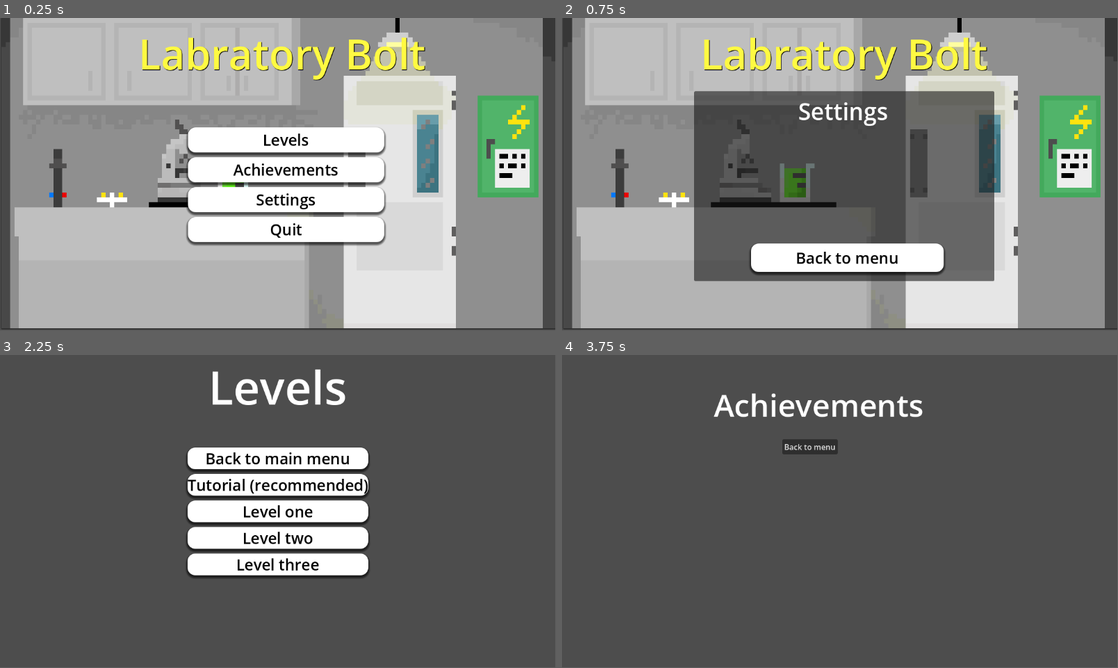
Above: before the commit, frames 1-4 (two rows, left to right).
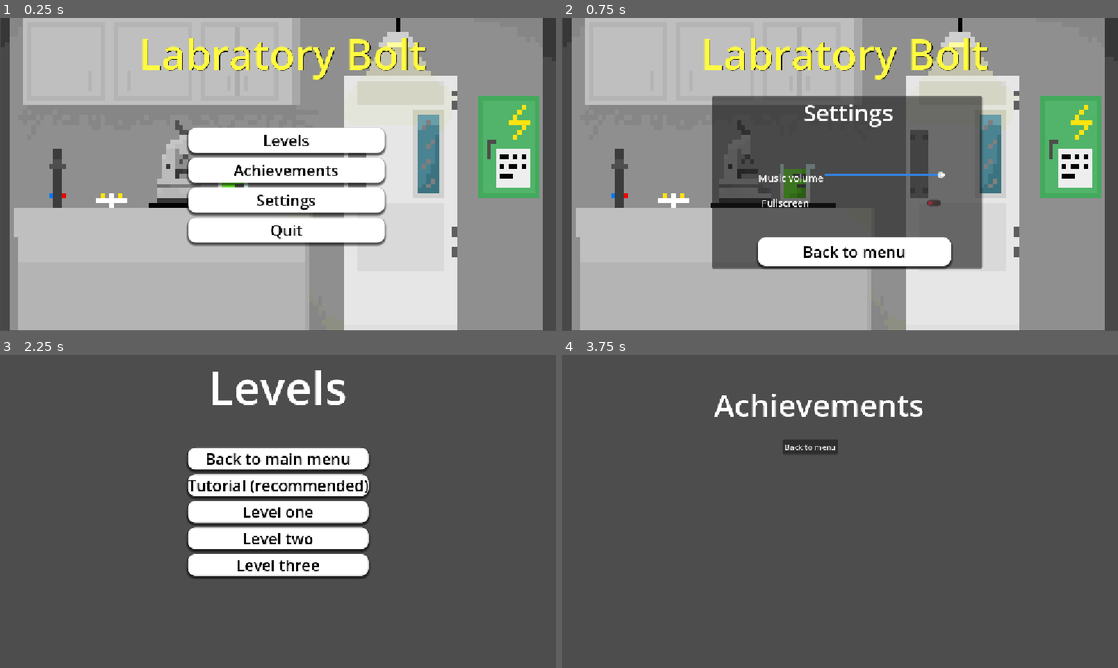
Above: after the commit, the same moments.

Repository: jackrichards-hub/ASSESSMENT
Game: Godot game, scene res://Scenes/menu.tscn
The game is run twice, just before and just after one commit, with the same random seed, the same clock (stepped at 60 frames per second) and the same inputs.
Inputs:
- Up to frame 1 (0.25 s): no input
- Up to frame 2 (0.75 s): click "Settings" at 0.5 s
- Up to frame 3 (2.25 s): click "Back to menu" at 1.25 s; click "Levels" at 2 s
- Up to frame 4 (3.75 s): click "Back to main menu" at 2.75 s; click "Achievements" at 3.5 s
In our replay, the window is 799x449 before the commit and 800x450 after it. These sizes can differ from the game's own. Grey fills any space a smaller window leaves; there, only what the larger window draws over its background counts as a difference.

The runs differ from the first frame. In frame 1, 4.6% of the frame differs, in the area x 1-98%, y 0-100%; in frame 2, 12%; in frame 3, 2.7%; in frame 4, 0.5%.

Commit message:
Created settings, fullscreen option, removed embedded windowed, added music, added slider to turn that music down

Diff:
--- a/assessment-for-year-12/Scenes/menu.tscn
+++ b/assessment-for-year-12/Scenes/menu.tscn
@@ -2,6 +2,12 @@
 
 [ext_resource type="Script" uid="uid://da4k7xnc56qn4" path="res://Scripts/main_menu.gd" id="1_xhh6f"]
 [ext_resource type="Texture2D" uid="uid://c700urjjwt2t7" path="res://Assets/Background (Power Box).png" id="2_xhh6f"]
+[ext_resource type="AudioStream" uid="uid://d3eoqxmc2w6m2" path="res://Assets/Jammin Bread - Casa Rosa's Tulum Vibes.mp3" id="3_cayip"]
+[ext_resource type="Script" uid="uid://b1nfrri12gtb" path="res://Scripts/audio_control.gd" id="4_158mb"]
+[ext_resource type="Script" uid="uid://1wi1audcl7fh" path="res://Scripts/fullscreen_control.gd" id="5_wwsa2"]
+
+[sub_resource type="StyleBoxTexture" id="StyleBoxTexture_158mb"]
+texture = ExtResource("2_xhh6f")
 
 [sub_resource type="StyleBoxFlat" id="StyleBoxFlat_u4yt8"]
 bg_color = Color(1, 1, 1, 1)
@@ -12,6 +18,14 @@
 shadow_size = 5
 shadow_offset = Vector2(0, 3.61)
 
+[sub_resource type="StyleBoxLine" id="StyleBoxLine_cayip"]
+color = Color(1, 1, 1, 1)
+thickness = 6
+
+[sub_resource type="StyleBoxLine" id="StyleBoxLine_158mb"]
+color = Color(0.19806886, 0.51460785, 0.90213066, 1)
+thickness = 6
+
 [node name="MainMenu" type="Control" unique_id=1074313591]
 layout_mode = 3
 anchors_preset = 15
@@ -21,7 +35,7 @@
 grow_vertical = 2
 script = ExtResource("1_xhh6f")
 
-[node name="Panel" type="Panel" parent="." unique_id=552942977]
+[node name="Background" type="Panel" parent="." unique_id=552942977]
 layout_mode = 1
 anchors_preset = -1
 anchor_left = 0.002
@@ -31,11 +45,7 @@
 offset_top = -1.0
 offset_right = -0.15209961
 offset_bottom = -0.056030273
-
-[node name="Background(powerBox)" type="Sprite2D" parent="Panel" unique_id=532715862]
-position = Vector2(576, 323.00003)
-scale = Vector2(8.976563, 10.078125)
-texture = ExtResource("2_xhh6f")
+theme_override_styles/panel = SubResource("StyleBoxTexture_158mb")
 
 [node name="MainButtons" type="VBoxContainer" parent="." unique_id=535067310]
 layout_mode = 1
@@ -101,7 +111,10 @@
 horizontal_alignment = 1
 vertical_alignment = 1
 
-[node name="AudioStreamPlayer2D" type="AudioStreamPlayer2D" parent="." unique_id=813574959]
+[node name="Music" type="AudioStreamPlayer2D" parent="." unique_id=813574959]
+stream = ExtResource("3_cayip")
+autoplay = true
+bus = &"Music"
 
 [node name="Settings" type="Panel" parent="." unique_id=1843279087]
 layout_mode = 1
@@ -110,34 +123,79 @@
 anchor_top = 0.53900003
 anchor_right = 0.508
 anchor_bottom = 0.53900003
-offset_left = -311.216
-offset_top = -197.27203
-offset_right = 311.784
-offset_bottom = 196.72797
-
-[node name="Label" type="Label" parent="Settings" unique_id=550737871]
+offset_left = -274.216
+offset_top = -187.27203
+offset_right = 285.784
+offset_bottom = 169.72797
+
+[node name="Settings label" type="Label" parent="Settings" unique_id=550737871]
 layout_mode = 0
-offset_left = 216.0
-offset_top = 8.0
-offset_right = 461.0
-offset_bottom = 75.0
+offset_left = 189.0
+offset_right = 434.0
+offset_bottom = 67.0
 theme_override_font_sizes/font_size = 48
 text = "Settings"
 
-[node name="Back" type="Button" parent="Settings/Label" unique_id=496565034]
+[node name="Back" type="Button" parent="Settings/Settings label" unique_id=496565034]
 layout_mode = 0
-offset_left = -98.0
-offset_top = 308.0
-offset_right = 302.0
-offset_bottom = 367.0
+offset_left = -94.0
+offset_top = 292.0
+offset_right = 306.0
+offset_bottom = 351.0
 size_flags_vertical = 3
 theme_override_colors/font_color = Color(0, 0, 0, 1)
 theme_override_font_sizes/font_size = 32
 theme_override_styles/normal = SubResource("StyleBoxFlat_u4yt8")
 text = "Back to menu"
+
+[node name="VBoxContainer" type="VBoxContainer" parent="Settings" unique_id=1321474293]
+layout_mode = 1
+anchors_preset = 8
+anchor_left = 0.5
+anchor_top = 0.5
+anchor_right = 0.5
+anchor_bottom = 0.5
+offset_left = -184.5
+offset_top = -24.0
+offset_right = 201.5
+offset_bottom = 115.0
+grow_horizontal = 2
+grow_vertical = 2
+theme_override_constants/separation = 20
+
+[node name="HBoxContainer" type="HBoxContainer" parent="Settings/VBoxContainer" unique_id=1140264439]
+layout_mode = 2
+
+[node name="Music volume" type="Label" parent="Settings/VBoxContainer/HBoxContainer" unique_id=1410211433]
+layout_mode = 2
+theme_override_font_sizes/font_size = 20
+text = "Music volume"
+
+[node name="Audio Control" type="HSlider" parent="Settings/VBoxContainer/HBoxContainer" unique_id=1182811707]
+layout_mode = 2
+size_flags_horizontal = 3
+theme_override_styles/slider = SubResource("StyleBoxLine_cayip")
+theme_override_styles/grabber_area = SubResource("StyleBoxLine_158mb")
+theme_override_styles/grabber_area_highlight = SubResource("StyleBoxLine_158mb")
+max_value = 1.0
+step = 0.05
+value = 1.0
+script = ExtResource("4_158mb")
+audio_bus_name = "Music"
+
+[node name="FullscreenControl" type="CheckButton" parent="Settings/VBoxContainer" unique_id=725106314]
+layout_mode = 2
+theme_override_colors/font_color = Color(1, 1, 1, 1)
+theme_override_font_sizes/font_size = 20
+theme_override_colors/button_checked_color = Color(0.30729616, 0.72874933, 0.4492212, 1)
+theme_override_colors/button_unchecked_color = Color(0.85490197, 0.14509805, 0.25882354, 1)
+text = "Fullscreen"
+script = ExtResource("5_wwsa2")
 
 [connection signal="pressed" from="MainButtons/Levels" to="." method="_on_start_pressed"]
 [connection signal="pressed" from="MainButtons/Achievements" to="." method="_on_achievements_pressed"]
 [connection signal="pressed" from="MainButtons/Settings" to="." method="_on_settings_pressed"]
 [connection signal="pressed" from="MainButtons/Quit" to="." method="_on_quit_pressed"]
-[connection signal="pressed" from="Settings/Label/Back" to="." method="_on_back_options_pressed"]
+[connection signal="pressed" from="Settings/Settings label/Back" to="." method="_on_back_options_pressed"]
+[connection signal="value_changed" from="Settings/VBoxContainer/HBoxContainer/Audio Control" to="Settings/VBoxContainer/HBoxContainer/Audio Control" method="_on_value_changed"]
+[connection signal="toggled" from="Settings/VBoxContainer/FullscreenControl" to="Settings/VBoxContainer/FullscreenControl" method="_on_toggled"]
--- /dev/null
+++ b/assessment-for-year-12/Scripts/audio_control.gd
@@ -0,0 +1,13 @@
+extends HSlider
+
+@export var audio_bus_name: String
+var audio_bus_id
+
+
+func _ready():
+	audio_bus_id = AudioServer.get_bus_index(audio_bus_name)
+
+
+func _on_value_changed(value: float) -> void:
+	var db = linear_to_db(value)
+	AudioServer.set_bus_volume_db(audio_bus_id, db)
--- /dev/null
+++ b/assessment-for-year-12/Scripts/fullscreen_control.gd
@@ -0,0 +1,10 @@
+extends CheckButton
+
+
+
+
+func _on_toggled(toggled_on: bool) -> void:
+	if toggled_on == true:
+		DisplayServer.window_set_mode(DisplayServer.WINDOW_MODE_FULLSCREEN)
+	else:
+		DisplayServer.window_set_mode(DisplayServer.WINDOW_MODE_WINDOWED)
--- /dev/null
+++ b/assessment-for-year-12/default_bus_layout.tres
@@ -0,0 +1,15 @@
+[gd_resource type="AudioBusLayout" format=3 uid="uid://bopqccicopuqq"]
+
+[resource]
+bus/1/name = &"Music"
+bus/1/solo = false
+bus/1/mute = false
+bus/1/bypass_fx = false
+bus/1/volume_db = 0.0
+bus/1/send = &"Master"
+bus/2/name = &"SFX"
+bus/2/solo = false
+bus/2/mute = false
+bus/2/bypass_fx = false
+bus/2/volume_db = 0.0
+bus/2/send = &"Master"
--- a/assessment-for-year-12/project.godot
+++ b/assessment-for-year-12/project.godot
@@ -14,6 +14,14 @@
 run/main_scene="uid://q8jc6iae6ehc"
 config/features=PackedStringArray("4.6", "Forward Plus")
 config/icon="res://icon.svg"
+
+[audio]
+
+buses/default_bus_layout="uid://bopqccicopuqq"
+
+[display]
+
+window/stretch/mode="canvas_items"
 
 [input]
 
Not shown, added: assessment-for-year-12/Assets/Jammin Bread - Casa Rosa's Tulum Vibes.mp3.import
Not shown, added: assessment-for-year-12/Scripts/audio_control.gd.uid
Not shown, added: assessment-for-year-12/Scripts/fullscreen_control.gd.uid
Not shown, added: assessment-for-year-12/Assets/Jammin Bread - Casa Rosa's Tulum Vibes.mp3
